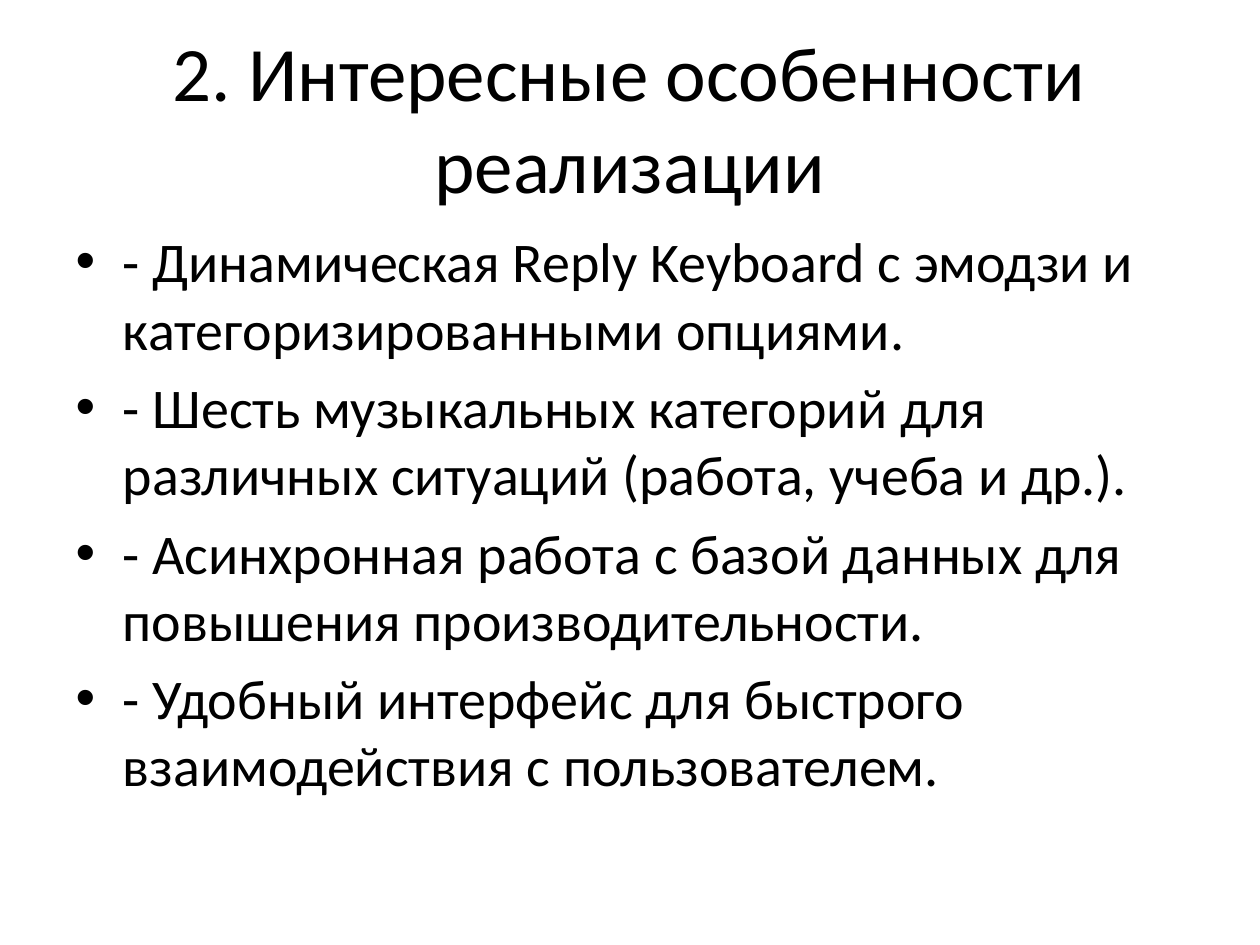
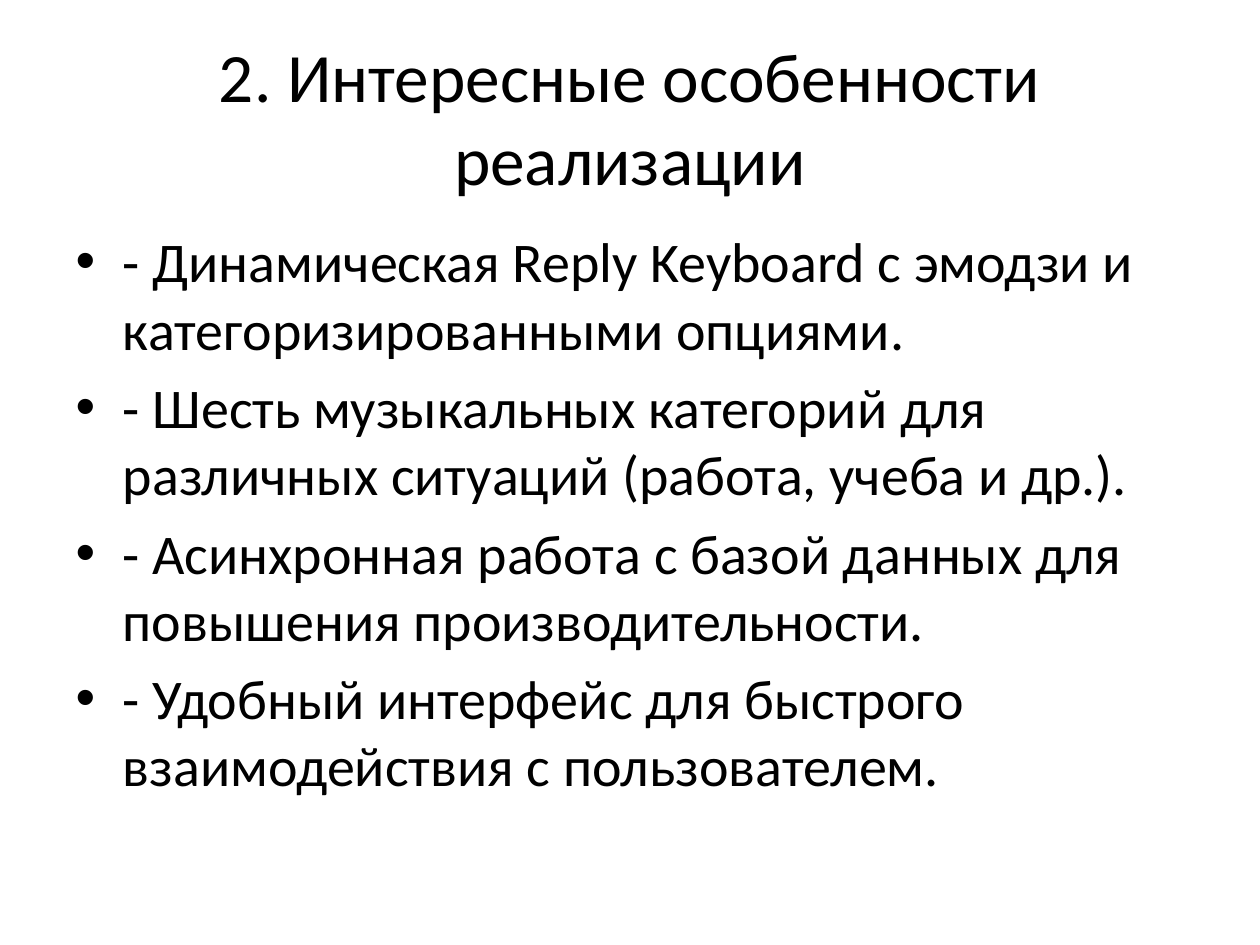
Before and after one commit to gxdlxss/MusicTGBotMIPT, a slide deck: slide 3 of presentation.pptx. Drawn at 1260x945 pixels with LibreOffice and Linux fonts; fonts in the diff are those of the drawing. Boxes give left, top, right and bottom in pixels: in the first picture for what was removed or moved away, otherwise in the second. Text is boxed around its words. In the diff, an @@ line names an element or a change of style, - is before the commit and + after.

```diff
--- a/presentation.pptx
+++ b/presentation.pptx
@@ title "2. Интересные особенности реализации" at [219, 55, 1041, 197]: size 44 to 39.6 pt @@
```
Also in this commit, not shown: 1 other slide changed, 1 slide added, 2 other files.
